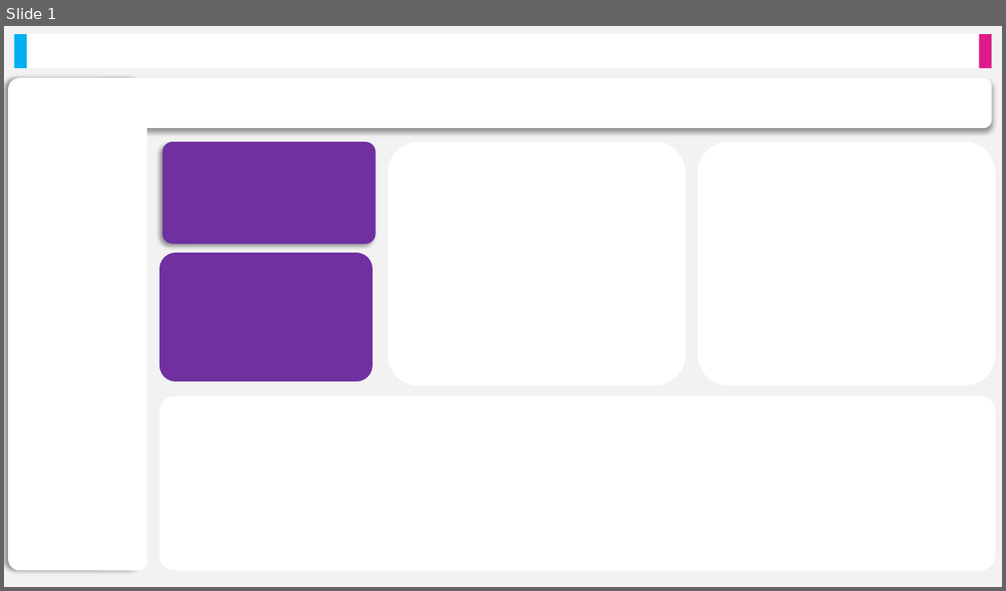
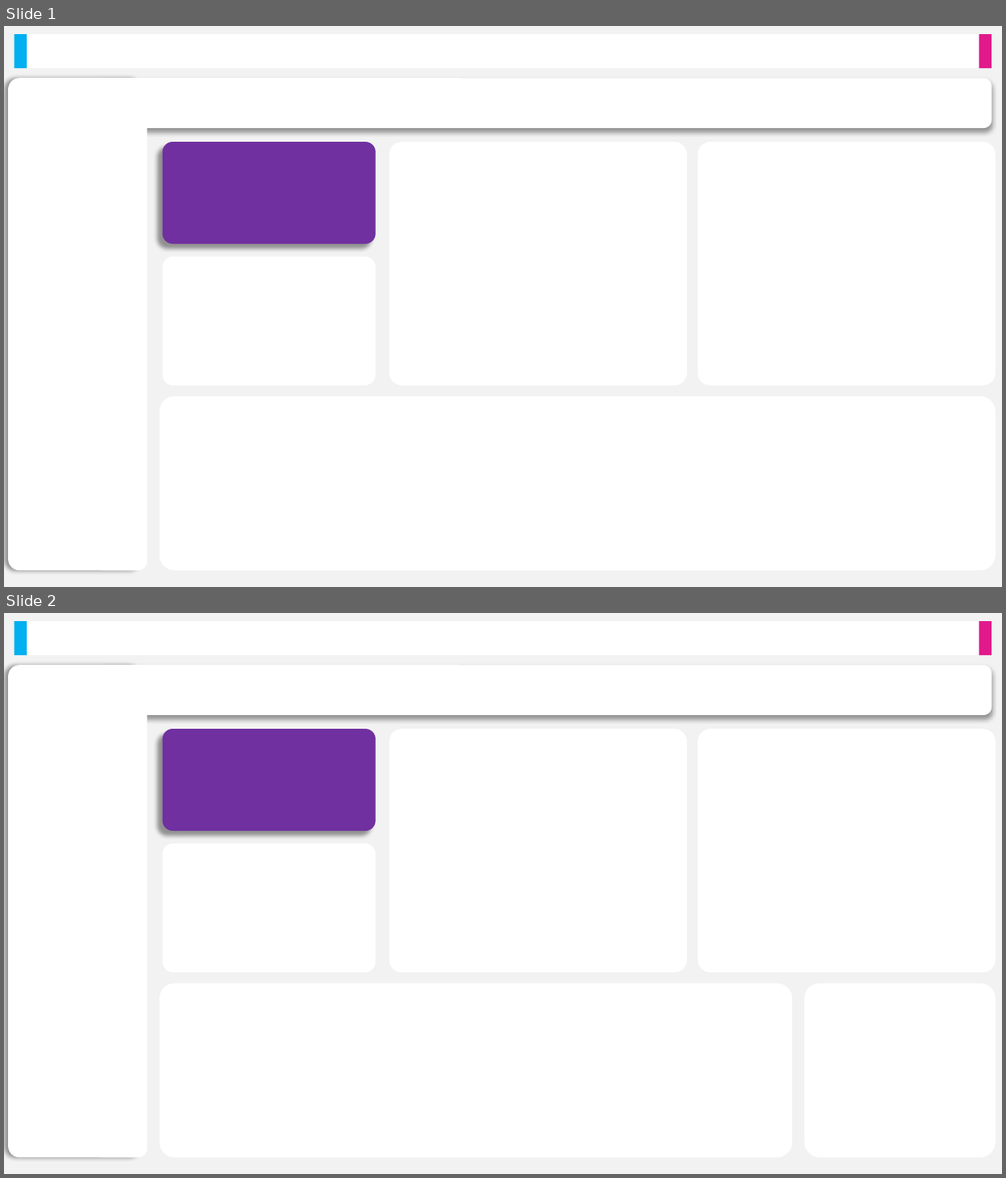
Before and after one commit to andrewhubb/EEC-Factory-Analysis---Power-BI-Version, a slide deck: Background/Backgrounds for Report.pptx. Shown one above the other, each under a label of ours: slide 1 before the commit, slides 1 and 2 after it. The pictures are 1006x591 and 1006x1178 pixels, drawn with LibreOffice and Linux fonts; fonts in the diff are those of the drawing. Boxes give left, top, right and bottom in pixels: in the first picture for what was removed or moved away, otherwise in the second. Text is boxed around its words. In the diff, an @@ line names an element or a change of style, - is before the commit and + after.

```diff
--- a/Background/Backgrounds for Report.pptx
+++ b/Background/Backgrounds for Report.pptx
@@ slide 2 added at (4, 613, 1002, 1174), background #F2F2F2 @@
@@ rectangle added at (15, 622, 27, 656), fill #00B0F0 @@
@@ rectangle added at (27, 622, 980, 656), fill #FFFFFF @@
@@ rectangle added at (980, 622, 992, 656), fill #E01A8B @@
@@ rounded rectangle added at (8, 665, 143, 1157), fill #FFFFFF @@
@@ rounded rectangle added at (94, 665, 148, 1157), fill #FFFFFF @@
@@ rounded rectangle added at (96, 665, 991, 715), fill #FFFFFF @@
@@ rounded rectangle added at (162, 729, 376, 831), fill #7030A0 @@
@@ rounded rectangle added at (390, 729, 687, 973), fill #FFFFFF @@
@@ rounded rectangle added at (698, 729, 996, 973), fill #FFFFFF @@
@@ rounded rectangle added at (162, 844, 376, 973), fill #FFFFFF @@
@@ rounded rectangle added at (160, 984, 793, 1158), fill #FFFFFF @@
@@ rounded rectangle added at (804, 984, 996, 1158), fill #FFFFFF @@
@@ slide 1 changed as well @@
@@ rounded rectangle at (162, 142, 376, 244): shadow changed @@
@@ rounded rectangle: place and size @@
-rounded rectangle at (160, 253, 373, 382)
+rounded rectangle at (162, 257, 376, 386)
@@ rounded rectangle at (162, 257, 376, 386): fill #7030A0 to #FFFFFF; proportions changed @@
```
Also in this commit, not shown: 23 other files.
